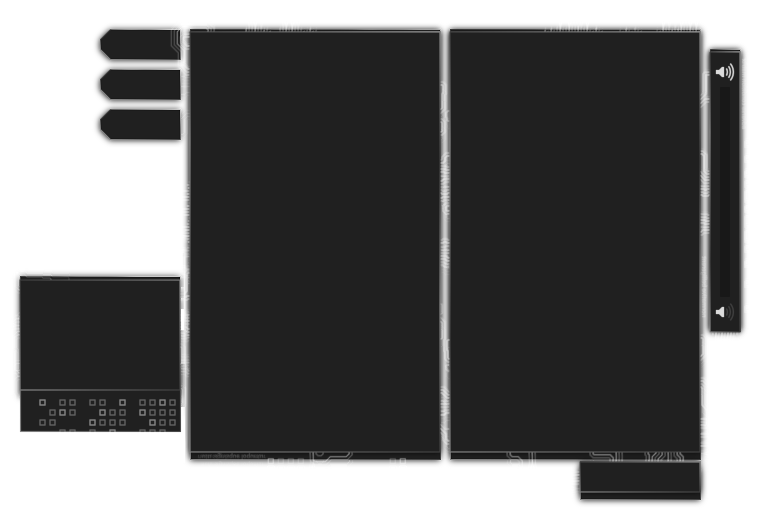
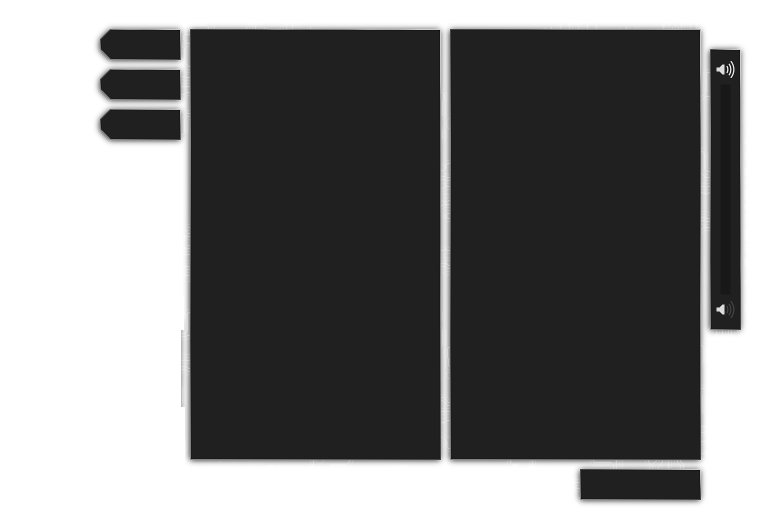
Comparing the layer stacks of the two (760, 510) images. Changes:
hid "keys panel.png #1" over (13, 25, 748, 498)
hid "Shift Panel" over (13, 253, 185, 433)
